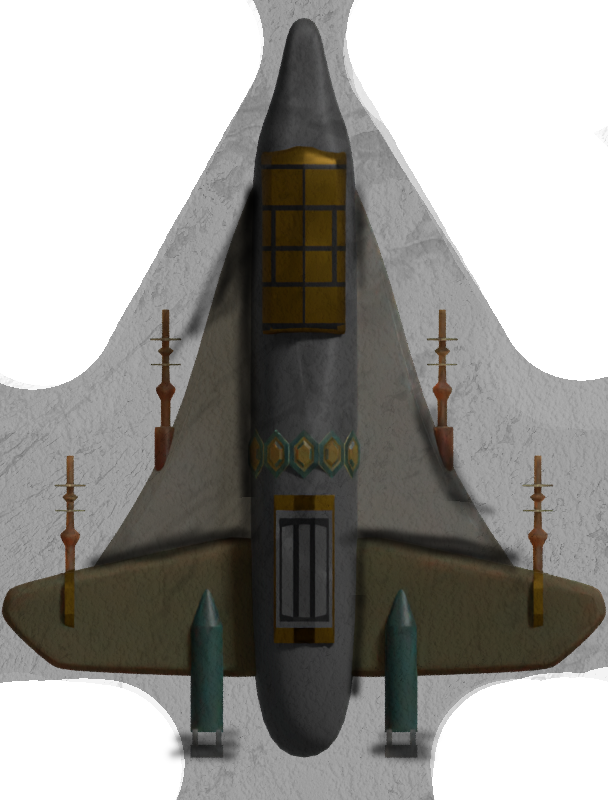
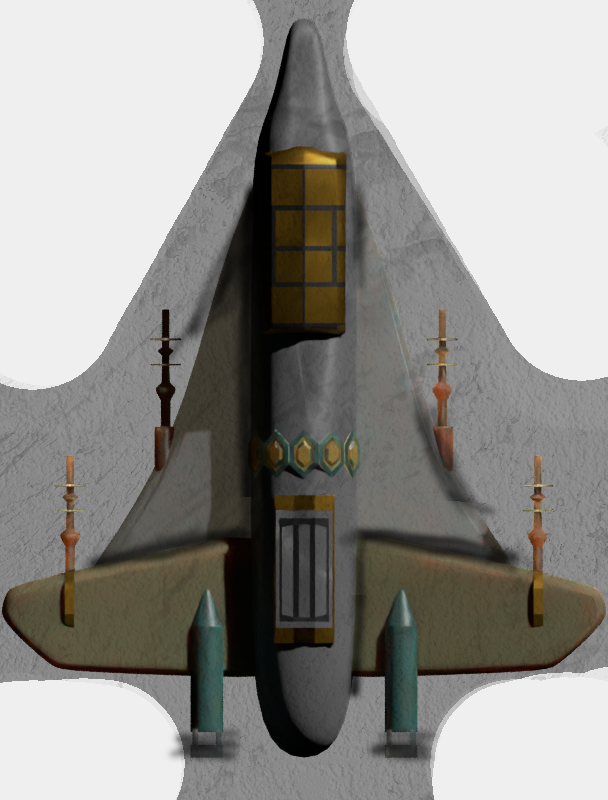
The second 608×800 image is a revision of the first. Changes to its layers:
painted on "slate.jpg" over [left=0, top=0, right=608, bottom=800]
painted on "Painted wall.jpg" over [left=0, top=0, right=608, bottom=800]
renamed "rapier.png" to "rapier.png #1", painted on it over [left=1, top=17, right=607, bottom=759]
